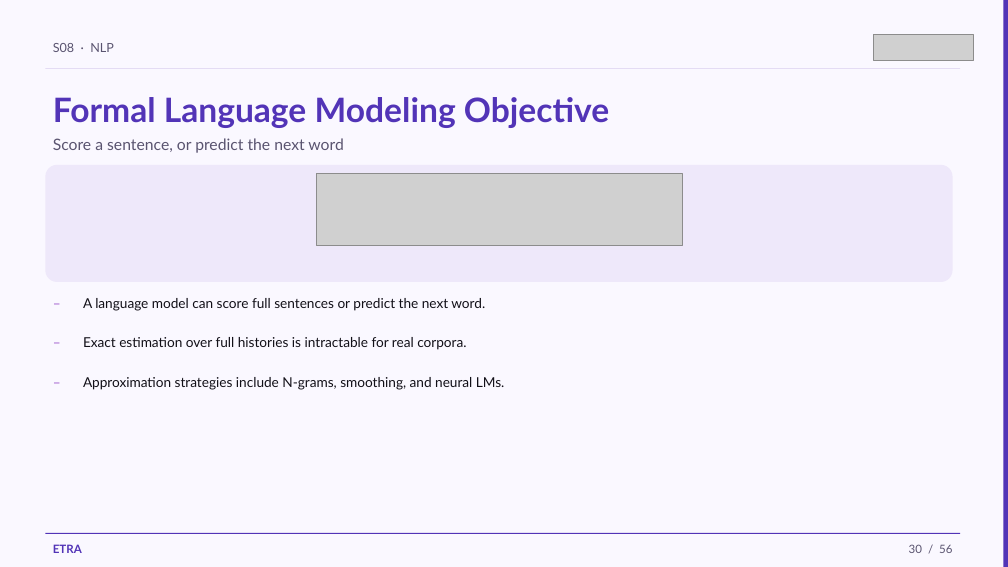
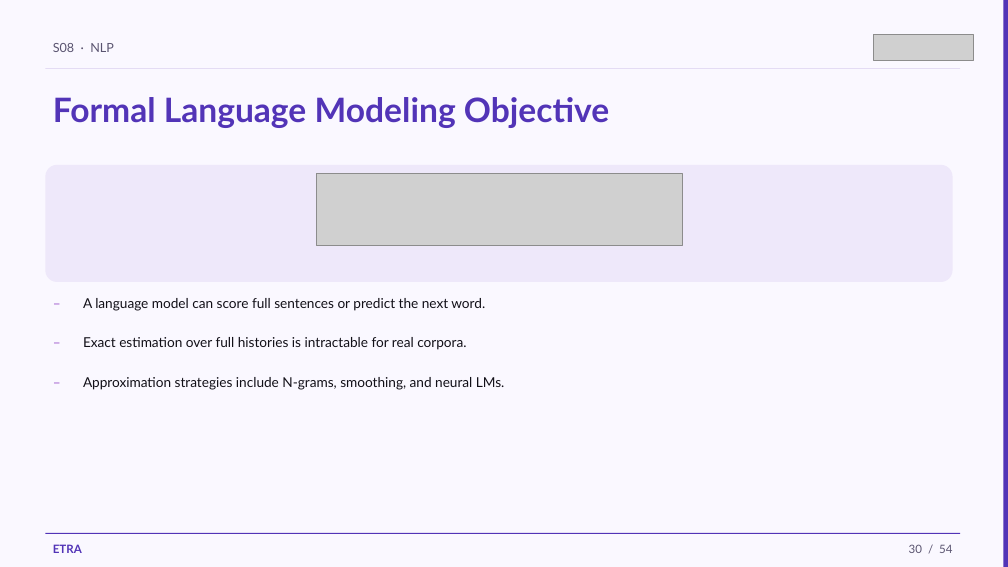
Before and after one commit to iksasa15/AI-ML, a slide deck: slide 30 of web-presentation/pdf-exports/Week3-Session1-NLP.pptx. Drawn at 1008x567 pixels with LibreOffice and Linux fonts; fonts in the diff are those of the drawing; grey boxes stand for pictures. Boxes give left, top, right and bottom in pixels: in the first picture for what was removed or moved away, otherwise in the second. Text is boxed around its words. In the diff, an @@ line names an element or a change of style, - is before the commit and + after.

```diff
--- a/web-presentation/pdf-exports/Week3-Session1-NLP.pptx
+++ b/web-presentation/pdf-exports/Week3-Session1-NLP.pptx
@@ text removed at (x1=53, y1=138, x2=343, y2=153) @@
-Score a sentence, or predict the next word
@@ text at (x1=909, y1=544, x2=952, y2=553): text changed @@
-30 / 56
+30 / 54
```
Also in this commit, not shown: 52 other slides changed, 2 slides removed, 2 other files.
